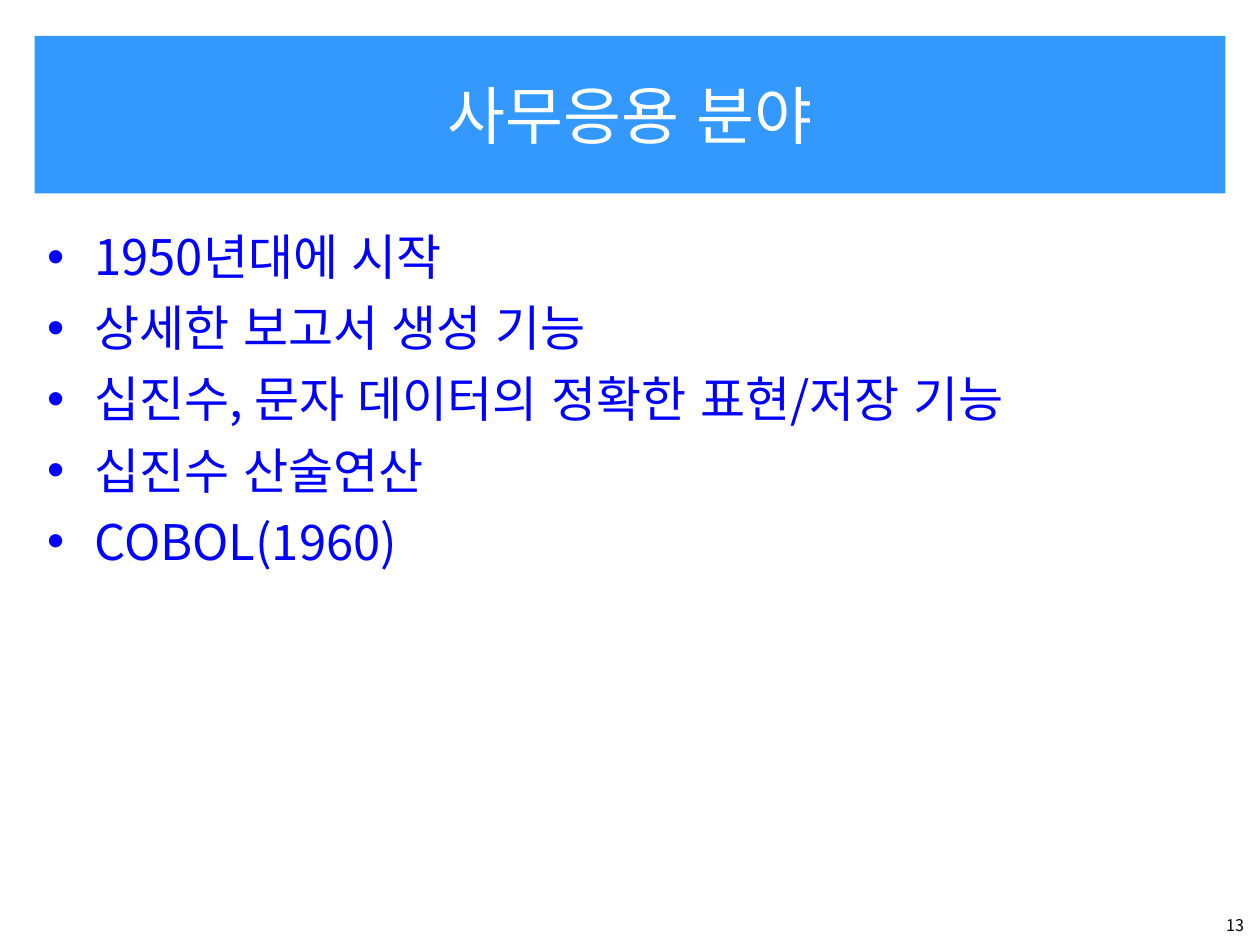
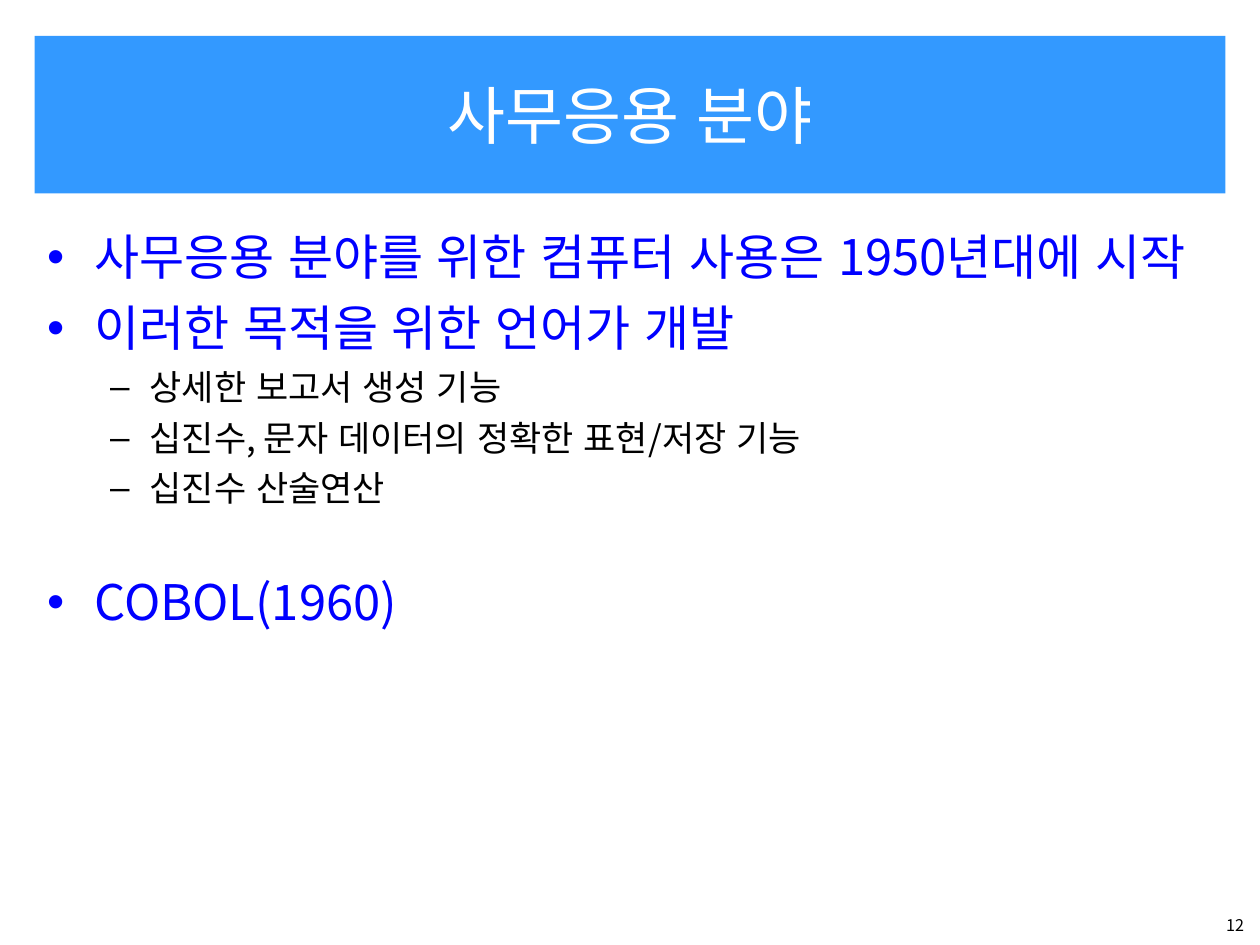
Before and after one commit to OOPSLA-SCH/OOPSLA-SCH.github.io, a slide deck: slide 12 of lecture/20s/pl20s/pl20s-ch1-1.ppt (slide 13 before the commit). Drawn at 1260x945 pixels with LibreOffice and Linux fonts; fonts in the diff are those of the drawing. Boxes give left, top, right and bottom in pixels: in the first picture for what was removed or moved away, otherwise in the second. Text is boxed around its words. In the diff, an @@ line names an element or a change of style, - is before the commit and + after.

```diff
--- a/lecture/20s/pl20s/pl20s-ch1-1.ppt
+++ b/lecture/20s/pl20s/pl20s-ch1-1.ppt
@@ text at bbox=[94, 234, 1186, 350]: text changed @@
-• 1950년대에 시작
+• 사무응용 분야를 위한 컴퓨터 사용은 1950년대에 시작
+• 이러한 목적을 위한 언어가 개발
@@ text at bbox=[150, 371, 801, 504]: size 28 to 20 pt, text colour #0000FF to #000000 in "상세한 보고서 생성 기능", "십진수, 문자 데이터의 정확한 표현/저장 기능", "십진수 산술연산"; bullet • to –; list level 1 to 2 in "상세한 보고서 생성 기능"; bullet colour #0000FF to #000000; list level 1 to 2 in "십진수, 문자 데이터의 정확한 표현/저장 ..."; list level 1 to 2 in "십진수 산술연산" @@
@@ page number at bbox=[1226, 919, 1244, 931]: text changed @@
-13
+12
```
Also in this commit, not shown: 8 other slides changed, 4 slides added, 1 slide removed, 6 other files.
